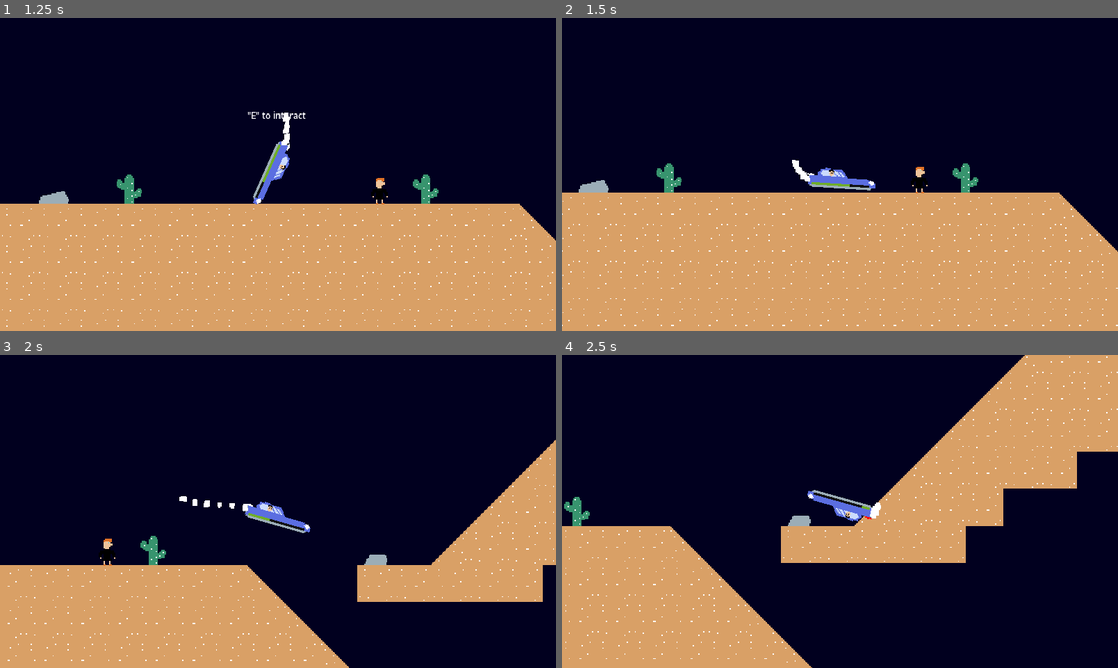
Above: before the commit, frames 1-4 (two rows, left to right).
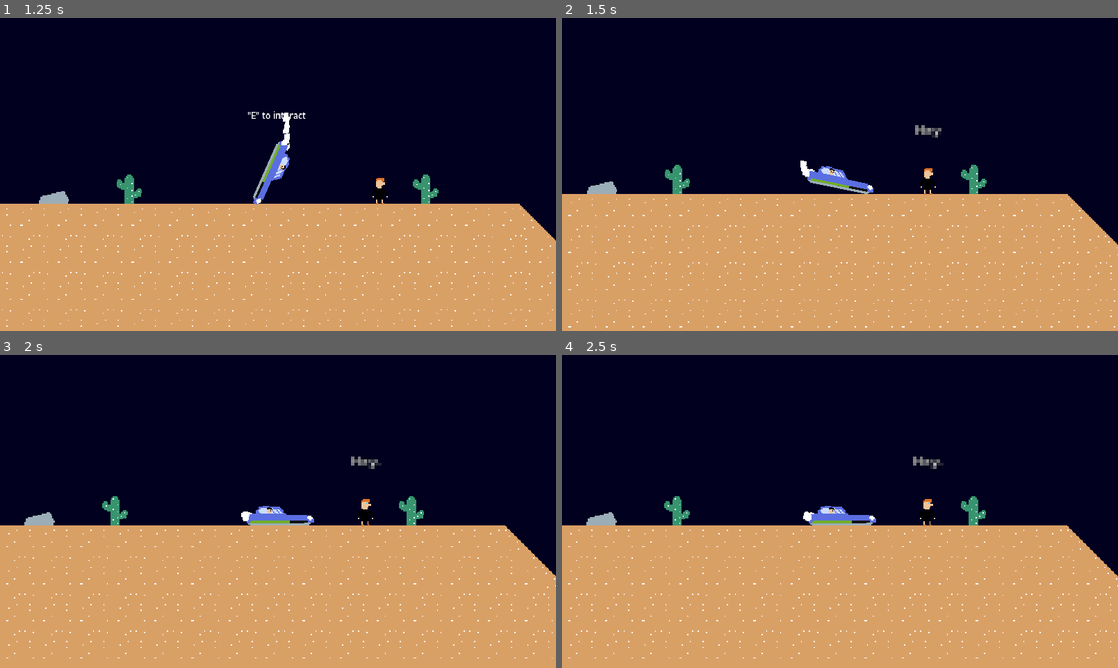
Above: after the commit, the same moments.

Repository: mathew-tran/Flow
Game: Godot game, scene res://Scenes/Main.tscn
Two runs of this game, one before a commit and one after it. Both use one fixed random seed, a clock stepped at 60 frames per second and the inputs below.
Inputs (mouse positions are in pixels of both pictures, inside the frame that each line leads up to):
- Up to frame 1 (1.25 s): move the mouse to (250, 237) at 0.52 s; hold W (forward) from 0.53 s (still down); hold E (interact) from 0.53 s (still down); tap Space (jump) at 0.77 s
- Up to frame 2 (1.5 s): keep holding W (forward); move the mouse to (1006, 221) at 1.27 s; release E (interact) at 1.28 s; tap E (interact) at 1.35 s
- Up to frame 3 (2 s): keep holding W (forward); tap Space (jump) at 1.52 s
- Up to frame 4 (2.5 s): move the mouse to (673, 464) at 2.02 s; release W (forward) at 2.03 s; hold S (reverse) from 2.03 s (still down); hold E (interact) from 2.03 s (still down)

Frame 1 is identical in both runs. In frame 2, 3.0% of the frame differs, in the area x 0-100%, y 34-99%; in frame 3, 26%; in frame 4, 42%, in the area x 0-100%, y 0-100%.

Commit message:
make interact soelely on radar to make it easier

Diff:
--- a/Prefabs/Characters/Character.tscn
+++ b/Prefabs/Characters/Character.tscn
@@ -53,4 +53,5 @@
 horizontal_alignment = 1
 vertical_alignment = 1
 autowrap_mode = 2
-visible_ratio = -0.111111
+visible_characters = 0
+visible_ratio = 0.0
--- a/Scripts/Character.gd
+++ b/Scripts/Character.gd
@@ -6,25 +6,23 @@
 @export var Travel : TravelItinerary
 @export var EndDialogue : Dialogue
 
-var bInteracted = false
-
 signal CompleteSentence
 
 func _ready():
 	$Label.text = ""
 	var characterRadar = load("res://Prefabs/Radar.tscn").instantiate() as Radar
+	Finder.GetUI().add_child(characterRadar)
 	characterRadar.SetTarget(self)
-	Finder.GetUI().add_child(characterRadar)
+
 	await characterRadar.DoEvent
 	characterRadar.queue_free()
-
-
-
+	var player = Finder.GetPlayer()
+	player.SetCanMove(false)
+	await Interact()
+	Pickup(player)
+	player.SetCanMove(true)
 
 func Interact():
-	if bInteracted:
-		return
-	bInteracted = true
 	await GreetDialogue.DoDialogue(self)
 
 func Pickup(playerRef : Player):
@@ -83,6 +81,7 @@
 	ShowBody(false)
 	reparent(playerRef)
 	playerRef.AssignCustomerImage($Head.texture)
+	position = Vector2.ZERO
 	rotation = 0
 
 func GetOutOfCar(playerRef, targetPosition):
@@ -97,10 +96,6 @@
 	$Head.visible = bShow
 	$Body.visible = bShow
 
-
-func HasInteracted():
-	return bInteracted
-
 func Say(words):
 	$Label.visible = false
 	$Label.visible_characters = 0
--- a/Scripts/Player.gd
+++ b/Scripts/Player.gd
@@ -14,15 +14,6 @@
 		rotation = 0
 
 	$ProgressBar.value = $Engine.GetPercent()
-	if is_instance_valid(CharacterReference) and CharacterReference.HasInteracted() == false:
-		Finder.GetInteractText().visible = true
-		if Input.is_action_just_pressed("interact"):
-			SetCanMove(false)
-			await CharacterReference.Interact()
-			CharacterReference.Pickup(self)
-			SetCanMove(true)
-	else:
-		Finder.GetInteractText().visible = false
 
 func SetCanMove(bMove):
 	bCanMove = bMove
--- a/Scripts/Radar.gd
+++ b/Scripts/Radar.gd
@@ -22,7 +22,11 @@
 	Finder.GetInteractText().visible = bCloseToPosition
 
 
+
 func _input(event):
 	if bCloseToPosition:
 		if event.is_action_pressed("interact"):
 			DoEvent.emit()
+
+func _exit_tree():
+	Finder.GetInteractText().visible = false
